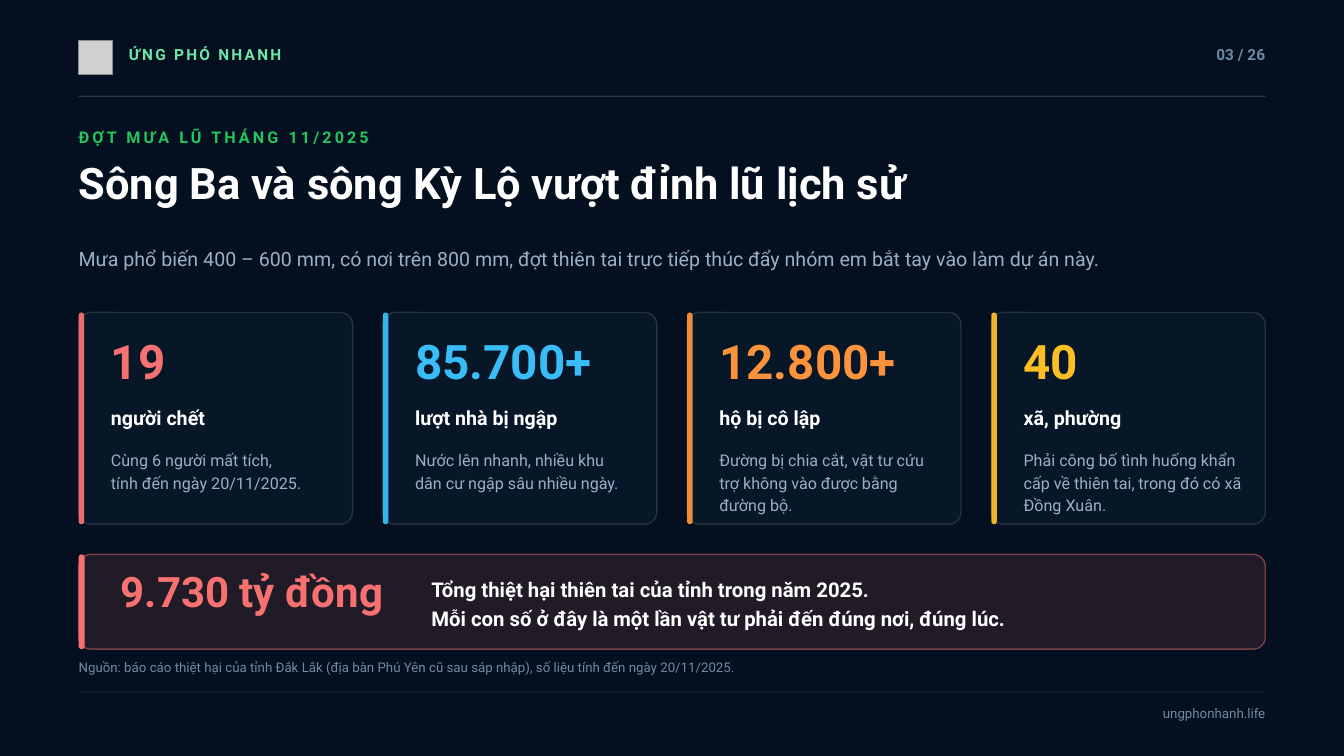
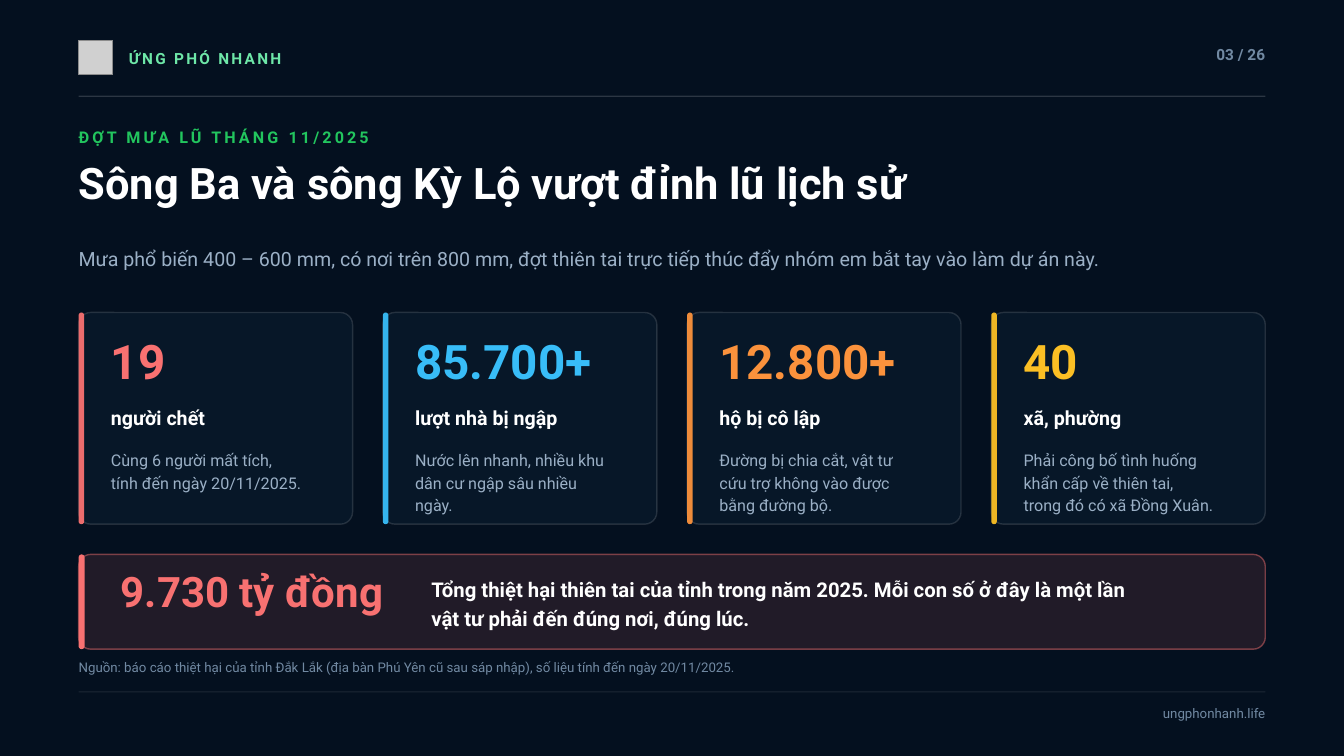
Before and after one commit to khoidev2001/safestock-x, a slide deck: slide 3 of slide-ung-pho-nhanh/Ung-Pho-Nhanh-Slide.pptx. Drawn at 1344x756 pixels with LibreOffice and Linux fonts; fonts in the diff are those of the drawing; grey boxes stand for pictures; background and template pictures are left out. Boxes give left, top, right and bottom in pixels: in the first picture for what was removed or moved away, otherwise in the second. Text is boxed around its words. In the diff, an @@ line names an element or a change of style, - is before the commit and + after.

```diff
--- a/slide-ung-pho-nhanh/Ung-Pho-Nhanh-Slide.pptx
+++ b/slide-ung-pho-nhanh/Ung-Pho-Nhanh-Slide.pptx
@@ text "ỨNG PHÓ NHANH": place and size @@
-text "ỨNG PHÓ NHANH" at [129,46,281,60]
+text "ỨNG PHÓ NHANH" at [129,50,281,64]
@@ text at [415,476,577,515]: text changed @@
-dân cư ngập sâu nhiều ngày.
+dân cư ngập sâu nhiều
+ngày.
@@ text at [719,453,893,515]: text changed @@
-Đường bị chia cắt, vật tư cứu trợ không vào được bằng đường bộ.
+Đường bị chia cắt, vật tư
+cứu trợ không vào được
+bằng đường bộ.
@@ text at [1024,453,1213,515]: text changed @@
-Phải công bố tình huống khẩn cấp về thiên tai, trong đó có xã Đồng Xuân.
+Phải công bố tình huống
+khẩn cấp về thiên tai,
+trong đó có xã Đồng Xuân.
@@ text at [431,580,1125,631]: spaces changed @@
-Tổng thiệt hại thiên tai của tỉnh trong năm 2025.
-Mỗi con số ở đây là một lần vật tư phải đến đúng nơi, đúng lúc.
+Tổng thiệt hại thiên tai của tỉnh trong năm 2025. Mỗi con số ở đây là một lần
+vật tư phải đến đúng nơi, đúng lúc.
```
Also in this commit, not shown: 24 other slides changed, 9 other files.
